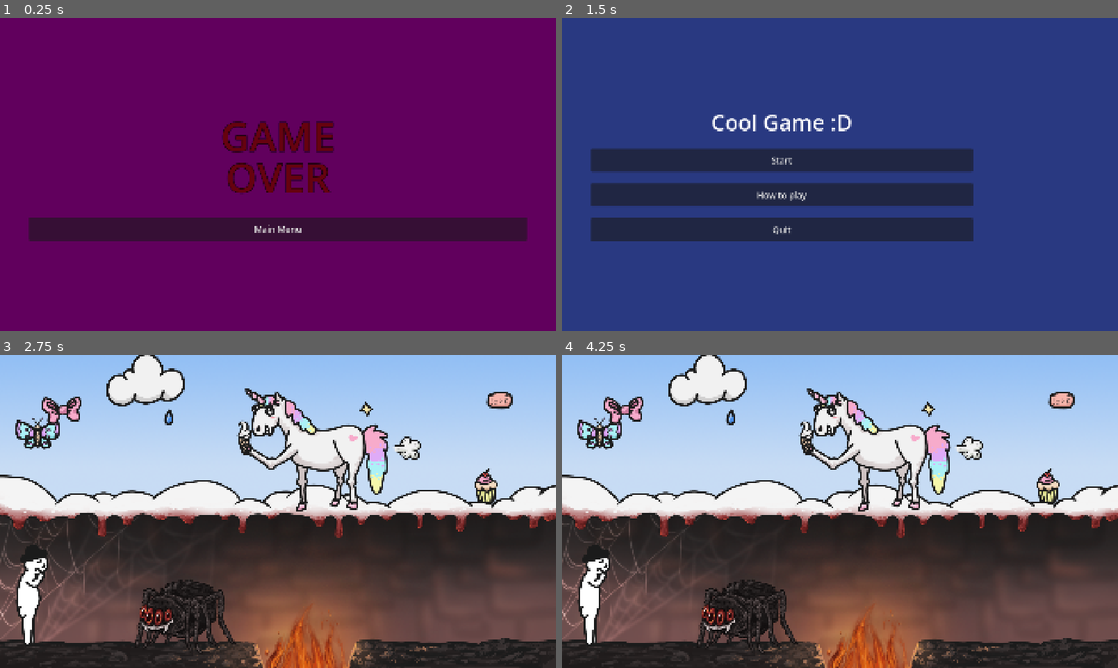
Above: before the commit, frames 1-4 (two rows, left to right).
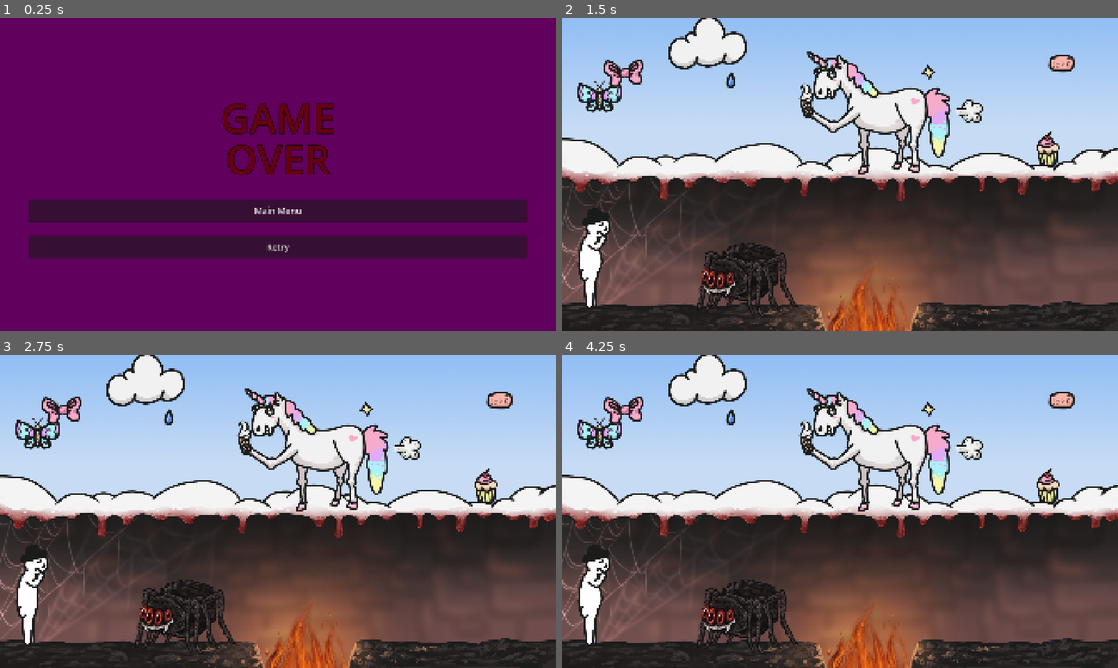
Above: after the commit, the same moments.

Repository: myryk31415/bimm-game-jam
Game: Godot game, scene res://scenes/game_over.tscn
The game is run twice, just before and just after one commit, with the same random seed, the same clock (stepped at 60 frames per second) and the same inputs. This scene is started directly instead of the project's main scene. The engine's default icon, where the game draws it, is replaced by a stand-in: a white triangle on a blue panel in a dark square.
Inputs (mouse positions are in pixels of both pictures, inside the frame that each line leads up to):
- Up to frame 1 (0.25 s): no input
- Up to frame 2 (1.5 s): click (840, 246) at 0.5 s, where only the run after the commit has a clickable "Retry"; click (840, 227) at 1.25 s, where only the run before the commit has a clickable "Main Menu"
- Up to frame 3 (2.75 s): click (222, 495) at 2 s, where only the run before the commit has a clickable "Start"
- Up to frame 4 (4.25 s): tap Enter (ui_accept) at 2.75, 3.5 s; drag from (745, 617) to (895, 442) at 2.77 s; drag from (878, 448) to (812, 574) at 3.52 s

The runs differ from the first frame. In frame 1, 17% of the frame differs, in the area x 5-95%, y 27-77%; in frame 2, 99%, in the area x 0-100%, y 0-100%; in frame 3, less than 0.1%; in frame 4, less than 0.1%.

Commit message:
added retry button to game_over_screen

Diff:
--- a/scenes/game_over.tscn
+++ b/scenes/game_over.tscn
@@ -58,7 +58,14 @@
 theme_override_font_sizes/font_size = 30
 text = "Main Menu"
 
+[node name="Retry" type="Button" parent="ColorRect/MarginContainer/HBoxContainer/VBoxContainer" unique_id=487802311]
+custom_minimum_size = Vector2(0, 80)
+layout_mode = 2
+theme_override_font_sizes/font_size = 30
+text = "Retry"
+
 [node name="GameOverSound" type="AudioStreamPlayer" parent="." unique_id=2050349719]
 autoplay = true
 
 [connection signal="pressed" from="ColorRect/MarginContainer/HBoxContainer/VBoxContainer/MainMenu" to="." method="_on_main_menu_pressed"]
+[connection signal="pressed" from="ColorRect/MarginContainer/HBoxContainer/VBoxContainer/Retry" to="." method="_on_retry_pressed"]
--- a/scenes/level_1.tscn
+++ b/scenes/level_1.tscn
@@ -77,13 +77,11 @@
 
 [node name="Spider" parent="." unique_id=996746160 instance=ExtResource("8_15mv3")]
 position = Vector2(640, 904)
-draggable = false
 texture = ExtResource("7_pa8r4")
 sounds = Array[AudioStream]([ExtResource("8_2cbcq"), ExtResource("9_bamb7"), ExtResource("10_8jqp6"), ExtResource("11_j …(207 unchanged characters)…
 
 [node name="Unicorn" parent="." unique_id=1586559094 instance=ExtResource("8_15mv3")]
 position = Vector2(1091, 328)
-draggable = false
 texture = ExtResource("8_e3sih")
 sounds = Array[AudioStream]([ExtResource("9_d5akn"), ExtResource("10_wbtxt"), ExtResource("10_d5akn"), ExtResource("12_x2fux"), ExtResource("13_s7g0b"), ExtResource("26_lkded")])
 
@@ -95,15 +93,12 @@
 
 [node name="Fire" parent="." unique_id=2146614021 instance=ExtResource("8_15mv3")]
 position = Vector2(1064, 1032)
-draggable = false
 texture = ExtResource("10_2y5yt")
 sounds = Array[AudioStream]([ExtResource("33_ffvxj"), ExtResource("13_wbtxt")])
 
 [node name="Butterfly" parent="." unique_id=1518474956 instance=ExtResource("8_15mv3")]
 position = Vector2(130, 270)
-draggable = false
 texture = ExtResource("11_go7sj")
-sounds = Array[AudioStream]([])
 
 [node name="Bow" parent="." unique_id=791298815 instance=ExtResource("8_15mv3")]
 position = Vector2(212, 192)
@@ -131,9 +126,7 @@
 
 [node name="Sparkle" parent="." unique_id=2137941298 instance=ExtResource("8_15mv3")]
 position = Vector2(1265, 186)
-draggable = false
 texture = ExtResource("16_isj1j")
-sounds = Array[AudioStream]([])
 
 [node name="WaterDrop" parent="." unique_id=1570758714 instance=ExtResource("8_15mv3")]
 position = Vector2(583, 213)
--- a/scripts/game_over.gd
+++ b/scripts/game_over.gd
@@ -13,3 +13,7 @@
 
 func _on_main_menu_pressed() -> void:
 	get_tree().change_scene_to_file("res://scenes/main_menu.tscn")
+
+
+func _on_retry_pressed() -> void:
+	get_tree().change_scene_to_file("res://scenes/level_1.tscn")
